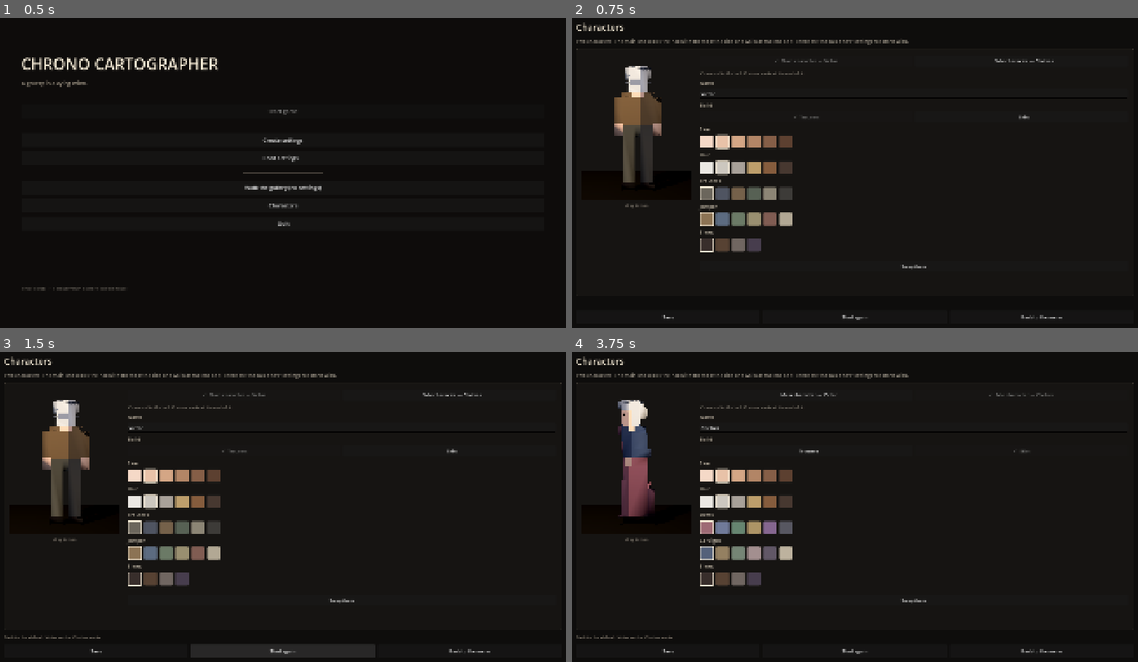
Above: before the commit, frames 1-4 (two rows, left to right).
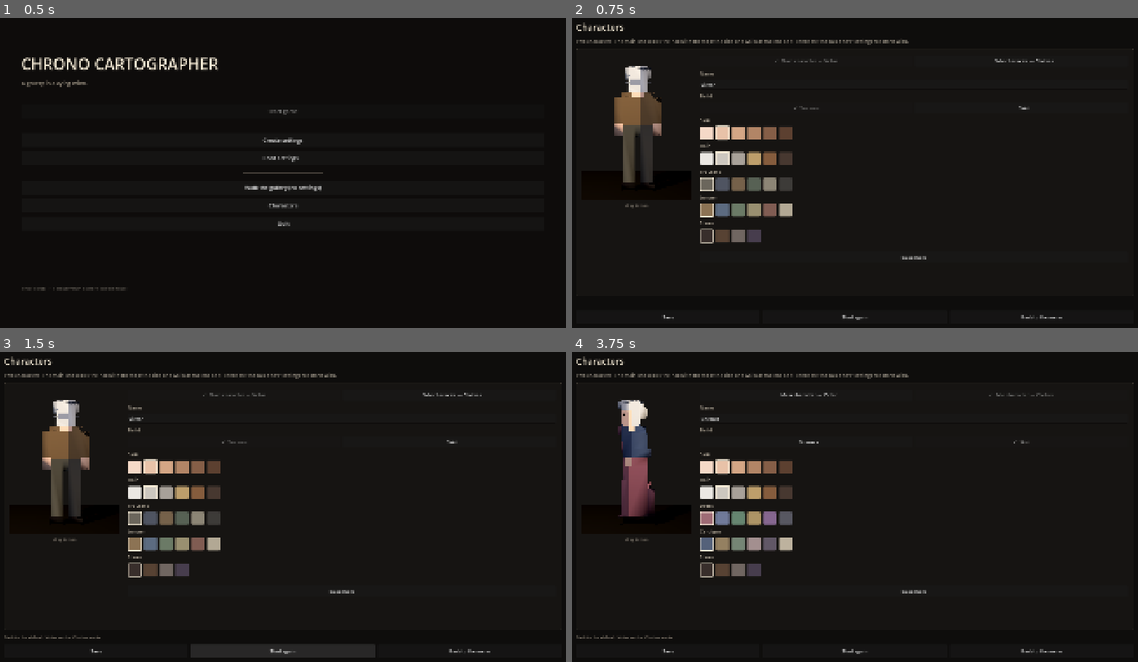
Above: after the commit, the same moments.

Repository: va-rau-jo/cartographer
Game: Godot game, scene res://scenes/menu/main_menu.tscn
The game is run twice, just before and just after one commit, with the same random seed, the same clock (stepped at 60 frames per second) and the same inputs.
Inputs:
- Up to frame 1 (0.5 s): no input
- Up to frame 2 (0.75 s): click "Characters" at 0.5 s
- Up to frame 3 (1.5 s): click "Start again" at 1.25 s
- Up to frame 4 (3.75 s): click "Start again" at 2 s; click "Start again" at 2.75 s; click "Side character — Chelsea" at 3.5 s

Frame 1 is identical in both runs. In frame 2, 4.6% of the frame differs, in the area x 22-81%, y 17-82%; in frame 3, 4.6%; in frame 4, 4.7%.

Commit message:
Drop the "who walks the hall" line from the characters panel
Victors own edit, found uncommitted in the working tree and kept: the line
under the two role buttons that read "Victor walks the hall. Chelsea waits at
the end of it." is gone. The buttons already say which is the main character
and which is the side one, so it was restating them.

Tidied the blank line the removal left behind. The _small() helper is now
unused but kept — the next label on this panel will want it.

Co-Authored-By: Claude Opus 5 <noreply@anthropic.com>
Claude-Session: https://claude.ai/code/session_019cRDpvgRjHoYBZzg1GTSzv

Diff:
--- a/src/ui/cast_editor.gd
+++ b/src/ui/cast_editor.gd
@@ -40,7 +40,6 @@
 var _name_field: LineEdit = null
 var _role_buttons: Dictionary = {}     ## Role -> Button
 var _build_buttons: Dictionary = {}    ## PixelFigure.Build -> Button
-var _who_note: Label = null
 var _hint: Label = null
 
 
@@ -183,9 +182,6 @@
 		_role_buttons[role] = button
 		role_row.add_child(button)
 
-	_who_note = _small("")
-	rows.add_child(_who_note)
-
 	# 2. The name.
 	rows.add_child(_section("Name"))
 	_name_field = LineEdit.new()
@@ -308,10 +304,6 @@
 		button.text = "%s%s" % ["✓  " if current else "    ",
 			"Trousers" if kind == PixelFigure.Build.TROUSERS else "Skirt"]
 		button.disabled = current
-
-	if _who_note != null:
-		_who_note.text = "%s walks the hall. %s waits at the end of it." \
-			% [cast.main_name(), cast.side_name()]
 
 	if _name_field != null:
 		_name_field.placeholder_text = CastProfile.DEFAULT_MAIN_NAME \
